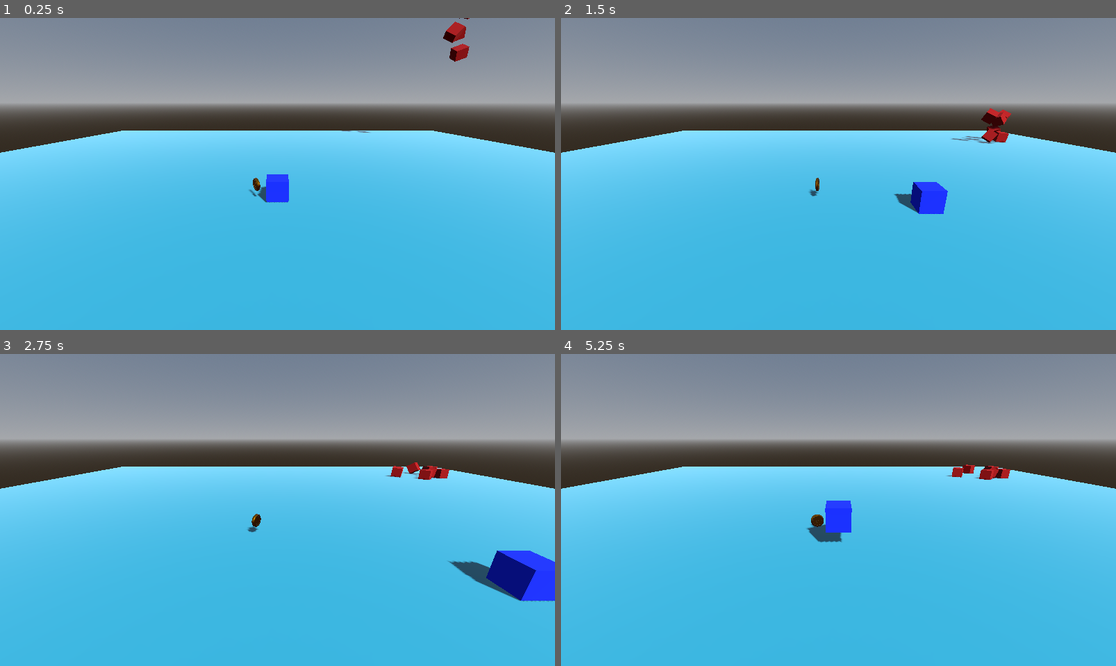
Above: before the commit, frames 1-4 (two rows, left to right).
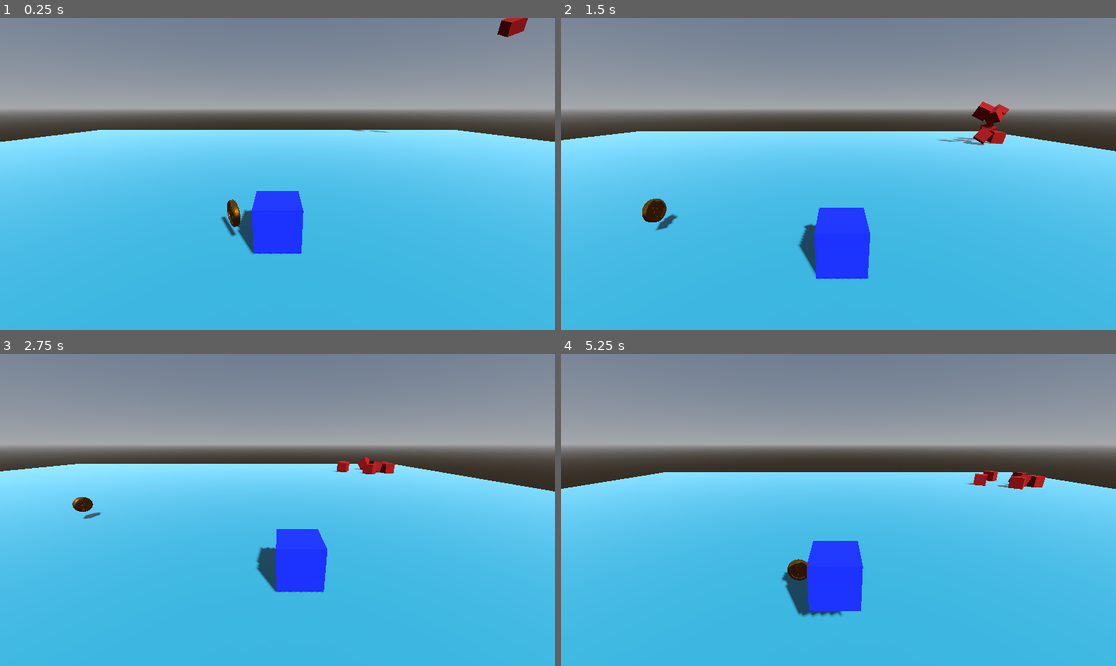
Above: after the commit, the same moments.

Repository: Edhddz/3D-Platformer-Tutorial
Game: Godot game, scene res://scenes/level_1.tscn
The game is run twice, just before and just after one commit, with the same random seed, the same clock (stepped at 60 frames per second) and the same inputs. The project has no main scene, so this scene is started directly.
Inputs:
- Up to frame 1 (0.25 s): no input
- Up to frame 2 (1.5 s): tap Enter (ui_accept) at 0.5, 0.77 s; hold Right (ui_right) 0.53-1.28 s; hold Down (ui_down) from 1.28 s (still down)
- Up to frame 3 (2.75 s): tap Enter (ui_accept) at 1.52 s; release Down (ui_down) at 2.03 s; hold Right (ui_right) from 2.03 s (still down)
- Up to frame 4 (5.25 s): release Right (ui_right) at 2.78 s; hold Up (ui_up) 2.78-3.53 s; tap Enter (ui_accept) at 3.02, 3.77, 4.52 s; hold Left (ui_left) 3.53-5.03 s; hold Down (ui_down) from 5.03 s (still down)

The runs differ from the first frame. In frame 1, 8.1% of the frame differs, in the area x 0-100%, y 0-76%; in frame 2, 8.6%; in frame 3, 10%, in the area x 0-100%, y 27-80%; in frame 4, 9.3%.

Commit message:
Lesson #9: Smooth camera following
+ Added camera to Steve's scene that follows the player using LERP function

Diff:
--- a/Player/steve.gd
+++ b/Player/steve.gd
@@ -26,3 +26,5 @@
 		velocity.z = move_toward(velocity.z, 0, SPEED)
 
 	move_and_slide()
+	# Make camera controller match player position
+	$CameraController.position = lerp($CameraController.position, position, 0.15)
--- a/Player/steve.tscn
+++ b/Player/steve.tscn
@@ -19,5 +19,11 @@
 [node name="CollisionShape3D" type="CollisionShape3D" parent="."]
 shape = SubResource("BoxShape3D_knp3j")
 
-[node name="Camera3D" type="Camera3D" parent="."]
-transform = Transform3D(1, 0, 0, 0, 1, 0, 0, 0, 1, 0, 1.10366, 2.54748)
+[node name="CameraController" type="Node3D" parent="."]
+top_level = true
+
+[node name="CameraTarget" type="Node3D" parent="CameraController"]
+transform = Transform3D(1, 0, 0, 0, 0.955772, 0.294107, 0, -0.294107, 0.955772, 0, 1.68305, 4.7435)
+
+[node name="Camera3D" type="Camera3D" parent="CameraController/CameraTarget"]
+transform = Transform3D(1, 0, 0, 0, 0.999907, 0.013648, 0, -0.013648, 0.999907, 0, 0.916922, -0.465796)
--- a/scenes/level_1.tscn
+++ b/scenes/level_1.tscn
@@ -17,9 +17,6 @@
 size = Vector3(50, 0.1, 50)
 
 [node name="Level1" type="Node3D"]
-
-[node name="Camera3D" type="Camera3D" parent="."]
-transform = Transform3D(1, 0, 0, 0, 0.943737, 0.330696, 0, -0.330696, 0.943737, 9.53674e-07, 4.19567, 8.73396)
 
 [node name="Floor" type="StaticBody3D" parent="."]
 transform = Transform3D(1, 0, 0, 0, 1, 0, 0, 0, 1, 0, -0.0991936, 0)
